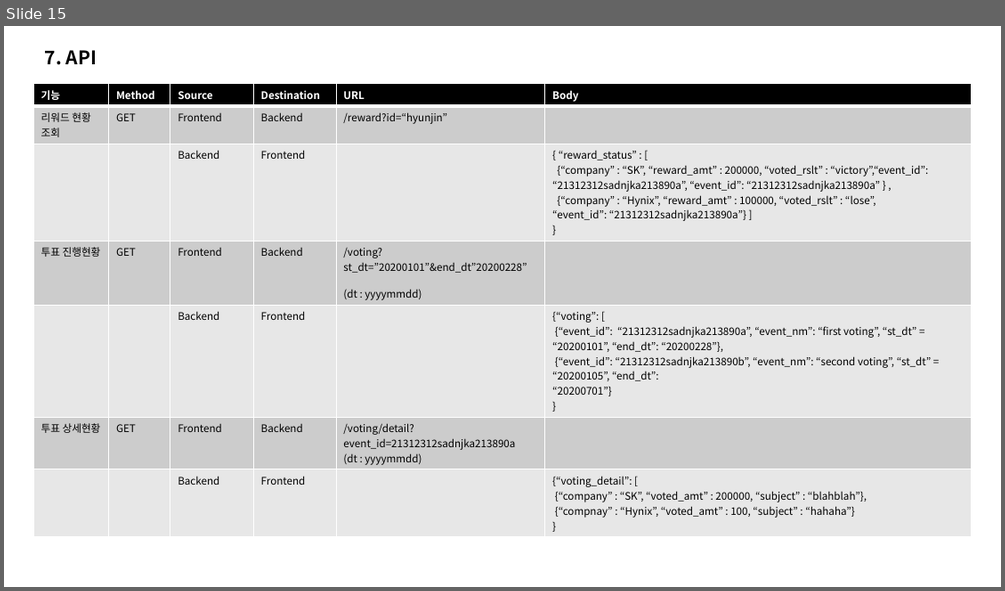
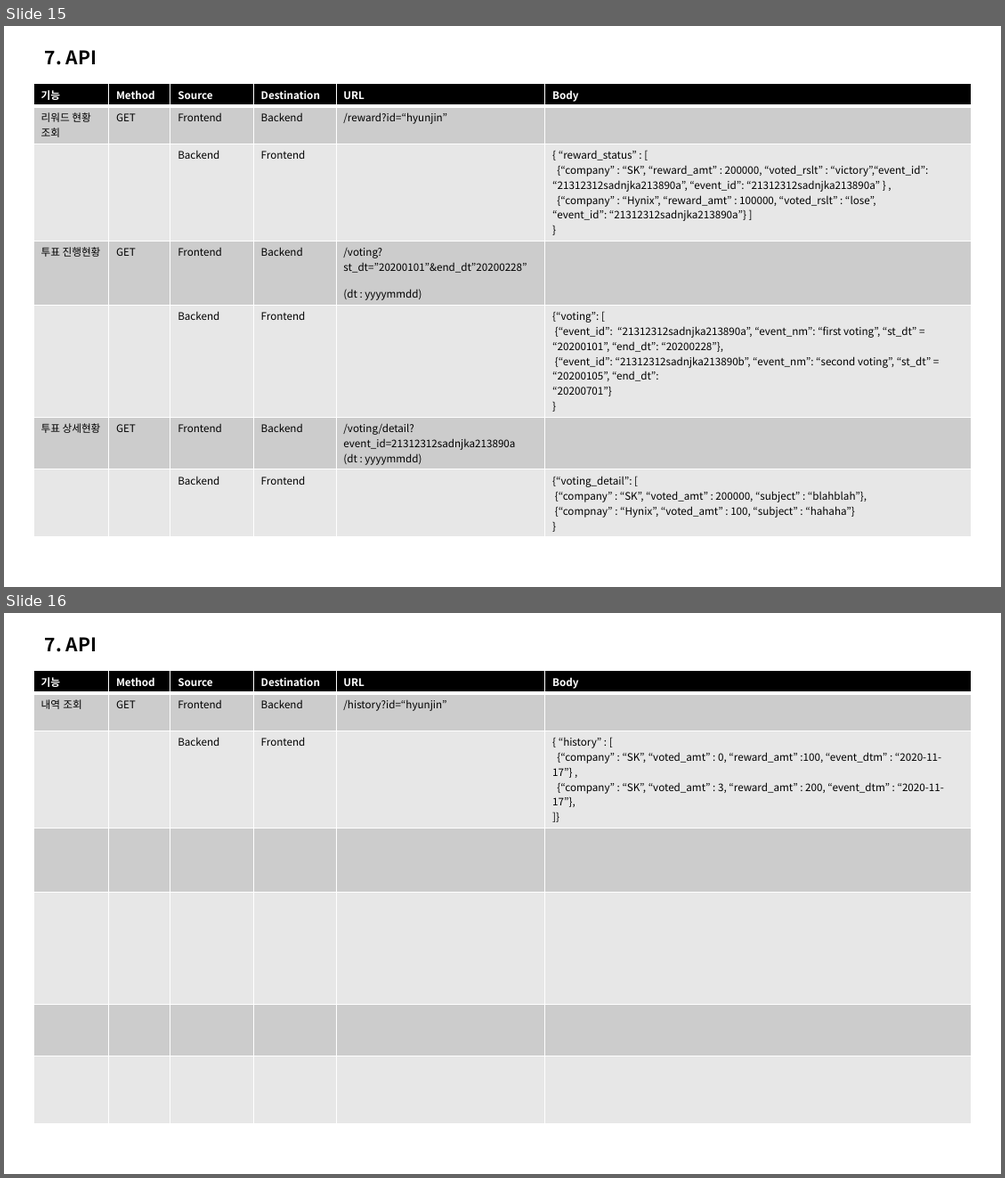
Before and after one commit to ro0opf/blockchain-jdp, a slide deck: blockchain_archi_v3.1.pptx. Shown one above the other, each under a label of ours: slide 15 before the commit, slides 15 and 16 after it. The pictures are 1005x591 and 1005x1178 pixels, drawn with LibreOffice and Linux fonts; fonts in the diff are those of the drawing. Boxes give left, top, right and bottom in pixels: in the first picture for what was removed or moved away, otherwise in the second. Text is boxed around its words. In the diff, an @@ line names an element or a change of style, - is before the commit and + after.

```diff
--- a/blockchain_archi_v3.1.pptx
+++ b/blockchain_archi_v3.1.pptx
@@ slide 16 added at (4, 613, 1001, 1174), background #FFFFFF @@
@@ text added at (45, 637, 97, 652), 18 pt, text #000000, bold @@
+7. API
@@ table added at (34, 671, 971, 1124), 7 rows, 6 columns @@
+기능 | Method | Source | Destination | URL | Body
+내역 조회 | GET | Frontend | Backend | /history?id=“hyunjin” | 
+ |  | Backend | Frontend |  | { “history” : [ / {“company” : “SK”, “voted_amt” : 0, “reward_amt” :100, “event_dtm” : “2020-11-17”} , / {“company” : “SK”, “voted_amt” : 3, “reward_amt” : 200, “event_dtm” : “2020-11-17”}, / ]}
+ |  |  |  |  | 
+ |  |  |  |  | 
+ |  |  |  |  | 
+ |  |  |  |  | 
```
Also in this commit, not shown: 3 slides changed, 5 other files.
